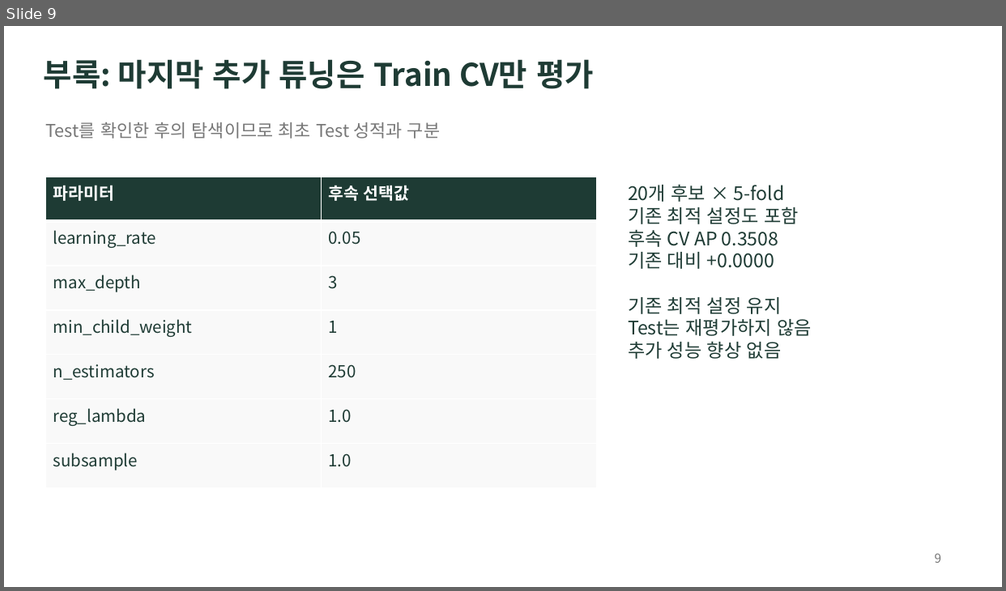
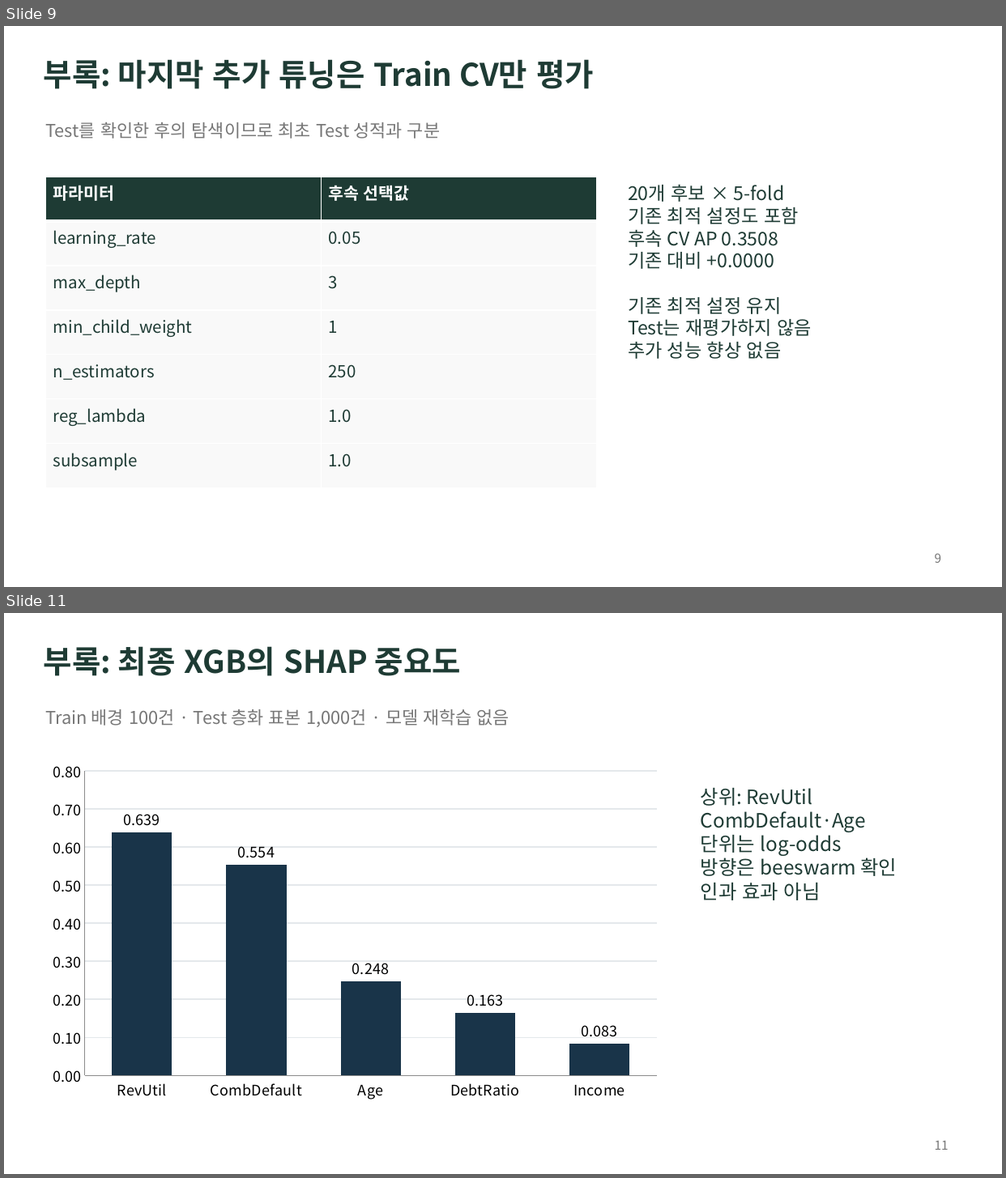
Before and after one commit to Enqlenqkq/GMSC_, a slide deck: submission/GMSC_7min.pptx. Shown one above the other, each under a label of ours: slide 9 before the commit, slides 9 and 11 after it; the slides between them are not shown. The pictures are 1006x591 and 1006x1178 pixels, drawn with LibreOffice and Linux fonts; fonts in the diff are those of the drawing. Boxes give left, top, right and bottom in pixels: in the first picture for what was removed or moved away, otherwise in the second. Text is boxed around its words. In the diff, an @@ line names an element or a change of style, - is before the commit and + after.

```diff
--- a/submission/GMSC_7min.pptx
+++ b/submission/GMSC_7min.pptx
@@ slide 11 added at <box>4,613,1002,1174</box>, background #FFFFFF @@
@@ text added at <box>44,646,461,676</box>, 30 pt, text #1E3B34, bold @@
+부록: 최종 XGB의 SHAP 중요도
@@ text added at <box>45,709,509,727</box>, 17 pt, text #777777 @@
+Train 배경 100건 · Test 층화 표본 1,000건 · 모델 재학습 없음
@@ column chart added at <box>40,754,670,1107</box> @@
+categories: RevUtil, CombDefault, Age, DebtRatio, Income
+Series 1: 0.639, 0.554, 0.248, 0.163, 0.083
@@ text added at <box>701,788,897,901</box>, 19 pt, text #1E3B34 @@
+상위: RevUtil
+CombDefault·Age
+단위는 log-odds
+방향은 beeswarm 확인
+인과 효과 아님
@@ text added at <box>935,1141,948,1150</box>, 12 pt, text #777777 @@
+11
```
Also in this commit, not shown: 1 slide changed, 57 other files.
